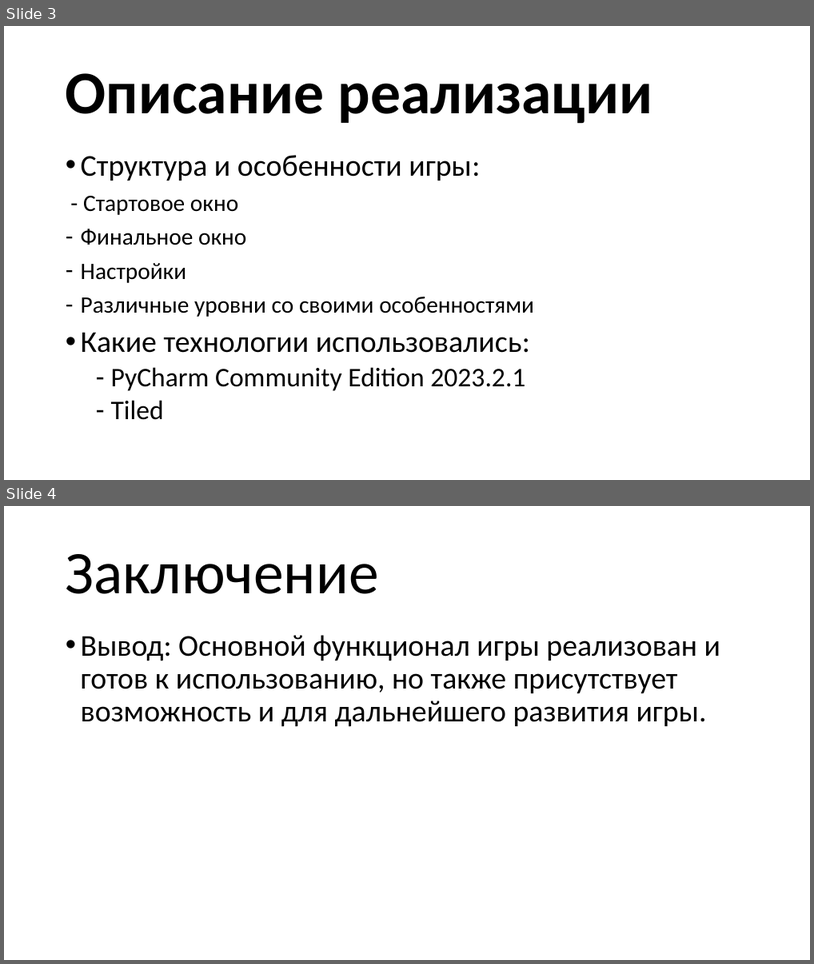
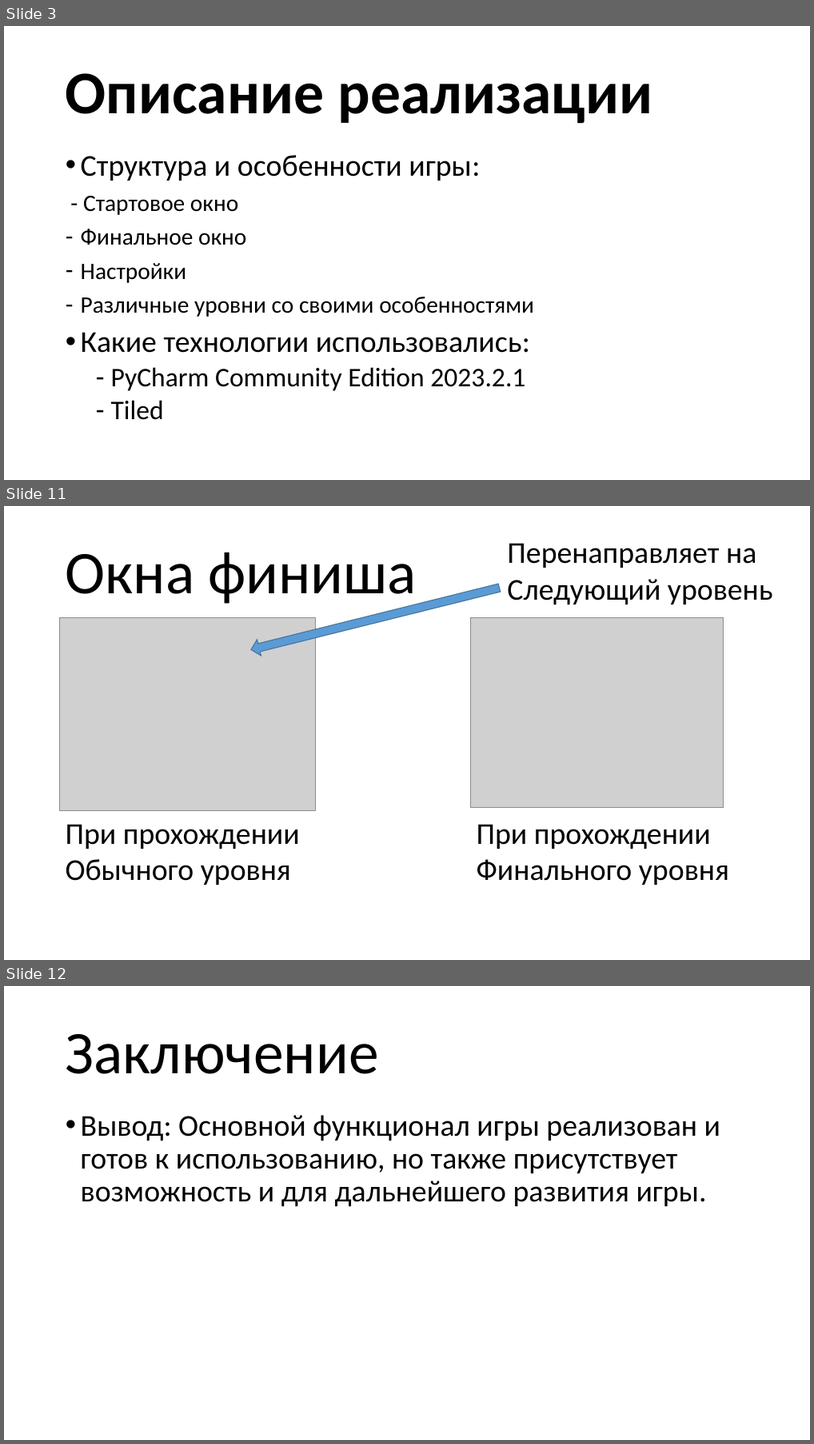
Before and after one commit to pikolala/yandex_project_2, a slide deck: презентация.pptx. Shown one above the other, each under a label of ours: slides 3 and 4 before the commit, slides 3, 11 and 12 after it; the slides between them are not shown. The pictures are 814x964 and 814x1444 pixels, drawn with LibreOffice and Linux fonts; fonts in the diff are those of the drawing; grey boxes stand for pictures. Boxes give left, top, right and bottom in pixels: in the first picture for what was removed or moved away, otherwise in the second. Text is boxed around its words. In the diff, an @@ line names an element or a change of style, - is before the commit and + after.

```diff
--- a/презентация.pptx
+++ b/презентация.pptx
@@ slide 11 added at (x1=4, y1=506, x2=810, y2=960), background #FFFFFF @@
@@ title added at (x1=66, y1=552, x2=417, y2=607), 72 pt, text #000000 @@
+Окна финиша
@@ text added at (x1=507, y1=543, x2=774, y2=605), 36 pt, text #000000 @@
+Перенаправляет на
+Следующий уровень
@@ down arrow added at (x1=249, y1=580, x2=502, y2=658), fill #5B9BD5, outline #43739E 1 pt @@
@@ picture added at (x1=60, y1=618, x2=316, y2=811) @@
@@ picture added at (x1=470, y1=618, x2=724, y2=808) @@
@@ text added at (x1=66, y1=824, x2=300, y2=884), 36 pt, text #000000 @@
+При прохождении
+Обычного уровня
@@ text added at (x1=477, y1=824, x2=730, y2=884), 36 pt, text #000000 @@
+При прохождении
+Финального уровня
@@ what was slide 4 is now slide 12 @@
```
Also in this commit, not shown: 7 other slides added, 54 other files.
